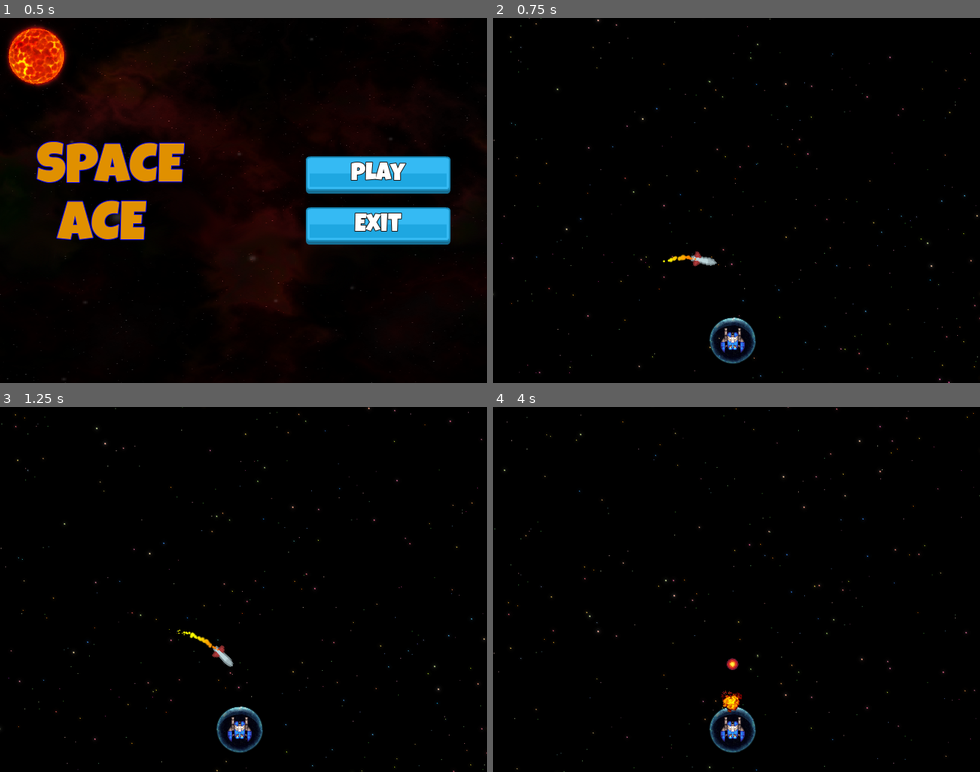
Above: before the commit, frames 1-4 (two rows, left to right).
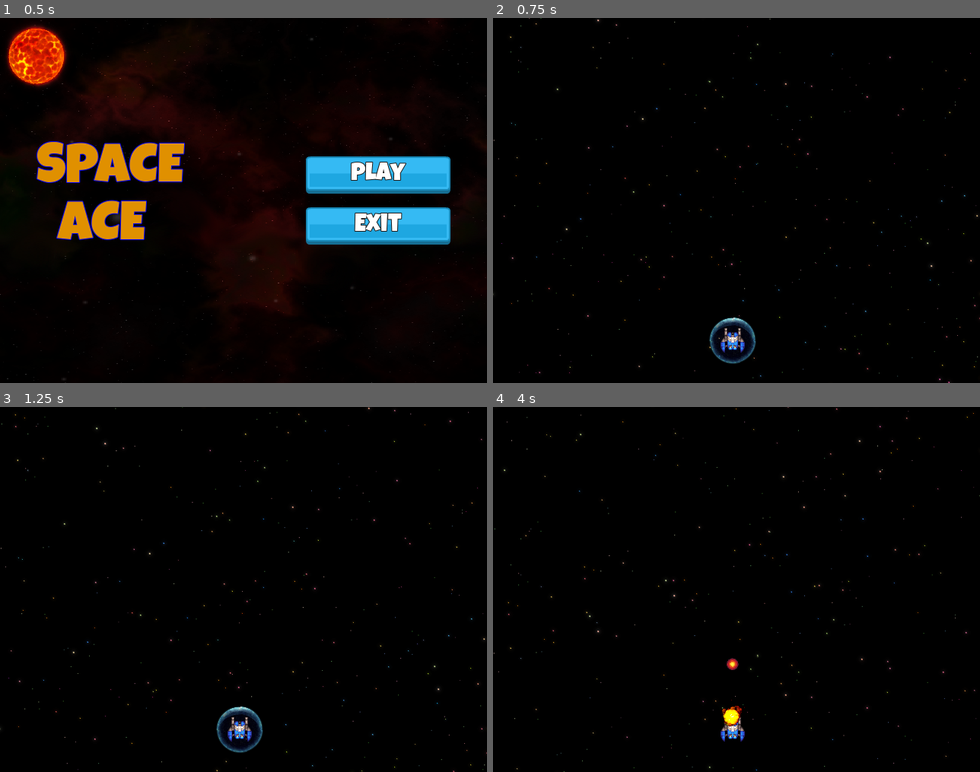
Above: after the commit, the same moments.

Repository: Babrakov/space-ace
Game: Godot game, scene res://Scenes/Main/Main.tscn
Same seed, same stepped clock (60 frames per second), same inputs: the game is played once before the commit and once after it.
Inputs:
- Up to frame 1 (0.5 s): no input
- Up to frame 2 (0.75 s): click "Play" at 0.5 s
- Up to frame 3 (1.25 s): no input
- Up to frame 4 (4 s): tap T (test) every 0.75 s from 1.35 to 3.6 s

Frame 1 is identical in both runs. In frame 2, 0.2% of the frame differs, in the area x 34-46%, y 63-69%; in frame 3, 0.2%; in frame 4, 0.6%, in the area x 44-55%, y 77-95%.

Commit message:
Shield Logic

Diff:
--- a/Scenes/Level/Level.tscn
+++ b/Scenes/Level/Level.tscn
@@ -6,7 +6,6 @@
 [ext_resource type="PackedScene" uid="uid://cs7twesq7bmwk" path="res://Scenes/Player/Player.tscn" id="3_4dwx7"]
 [ext_resource type="PackedScene" uid="uid://c8pkpg6y6ly4y" path="res://Scenes/ObjectMaker/ObjectMaker.tscn" id="4_k2uda"]
 [ext_resource type="AudioStream" uid="uid://t0l7khnjnye0" path="res://assets/sounds/loops/Mercury.wav" id="5_ksici"]
-[ext_resource type="PackedScene" uid="uid://gv08gcwcaelq" path="res://Scenes/HomingMissile/HomingMissile.tscn" id="7_8gphe"]
 
 [node name="Level" type="Node2D"]
 script = ExtResource("1_ksici")
@@ -24,6 +23,3 @@
 stream = ExtResource("5_ksici")
 volume_db = -10.0
 autoplay = true
-
-[node name="HomingMissile" parent="." instance=ExtResource("7_8gphe")]
-position = Vector2(270, 318)
--- a/Scenes/Player/Player.gd
+++ b/Scenes/Player/Player.gd
@@ -16,3 +16,7 @@
 # Called every frame. 'delta' is the elapsed time since the previous frame.
 func _process(delta: float) -> void:
 	pass
+
+
+func _on_area_entered(area: Area2D) -> void:
+	pass # Replace with function body.
--- a/Scenes/Shield/Shield.gd
+++ b/Scenes/Shield/Shield.gd
@@ -12,4 +12,33 @@
 
 # Called when the node enters the scene tree for the first time.
 func _ready() -> void:
-	pass
+	enable_shield()
+
+func enable_shield() -> void:
+	animation_player.play("RESET")
+	_health = start_health
+	timer.start()
+	show()
+	SpaceUtils.toggle_area2d(self, true)
+	sound.play()
+
+
+func disable_shield() -> void:
+	timer.stop()
+	hide()
+	SpaceUtils.toggle_area2d(self, false)
+
+
+func hit() -> void:
+	animation_player.play("hit")
+	_health -= 1
+	if _health <= 0:
+		disable_shield()
+
+
+func _on_timer_timeout() -> void:
+	disable_shield()
+
+
+func _on_area_entered(area: Area2D) -> void:
+	hit()
--- a/Scenes/Shield/Shield.tscn
+++ b/Scenes/Shield/Shield.tscn
@@ -6,6 +6,21 @@
 
 [sub_resource type="CircleShape2D" id="CircleShape2D_sngbc"]
 radius = 30.0167
+
+[sub_resource type="Animation" id="Animation_nlrep"]
+length = 0.001
+tracks/0/type = "value"
+tracks/0/imported = false
+tracks/0/enabled = true
+tracks/0/path = NodePath("Sprite2D:self_modulate")
+tracks/0/interp = 1
+tracks/0/loop_wrap = true
+tracks/0/keys = {
+"times": PackedFloat32Array(0),
+"transitions": PackedFloat32Array(1),
+"update": 0,
+"values": [Color(1, 1, 1, 1)]
+}
 
 [sub_resource type="Animation" id="Animation_djkv3"]
 resource_name = "hit"
@@ -24,21 +39,6 @@
 "values": [Color(1, 1, 1, 1), Color(1, 0, 0, 1), Color(1, 1, 1, 1)]
 }
 
-[sub_resource type="Animation" id="Animation_nlrep"]
-length = 0.001
-tracks/0/type = "value"
-tracks/0/imported = false
-tracks/0/enabled = true
-tracks/0/path = NodePath("Sprite2D:self_modulate")
-tracks/0/interp = 1
-tracks/0/loop_wrap = true
-tracks/0/keys = {
-"times": PackedFloat32Array(0),
-"transitions": PackedFloat32Array(1),
-"update": 0,
-"values": [Color(1, 1, 1, 1)]
-}
-
 [sub_resource type="AnimationLibrary" id="AnimationLibrary_nlrep"]
 _data = {
 &"RESET": SubResource("Animation_nlrep"),
@@ -46,6 +46,8 @@
 }
 
 [node name="Shield" type="Area2D"]
+collision_layer = 32
+collision_mask = 4
 script = ExtResource("1_nlrep")
 
 [node name="Sprite2D" type="Sprite2D" parent="."]
@@ -57,7 +59,7 @@
 shape = SubResource("CircleShape2D_sngbc")
 
 [node name="Timer" type="Timer" parent="."]
-wait_time = 5.0
+wait_time = 3.0
 one_shot = true
 
 [node name="Sound" type="AudioStreamPlayer2D" parent="."]
@@ -67,3 +69,6 @@
 libraries = {
 &"": SubResource("AnimationLibrary_nlrep")
 }
+
+[connection signal="area_entered" from="." to="." method="_on_area_entered"]
+[connection signal="timeout" from="Timer" to="." method="_on_timer_timeout"]
Not shown: 1 places in Scenes/Level/Level.tscn that only renumber resources
